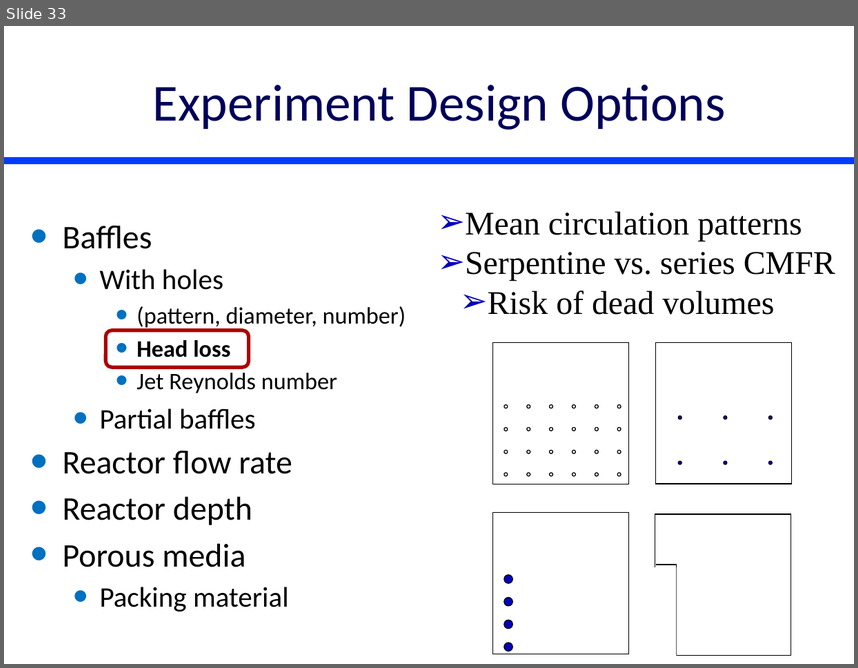
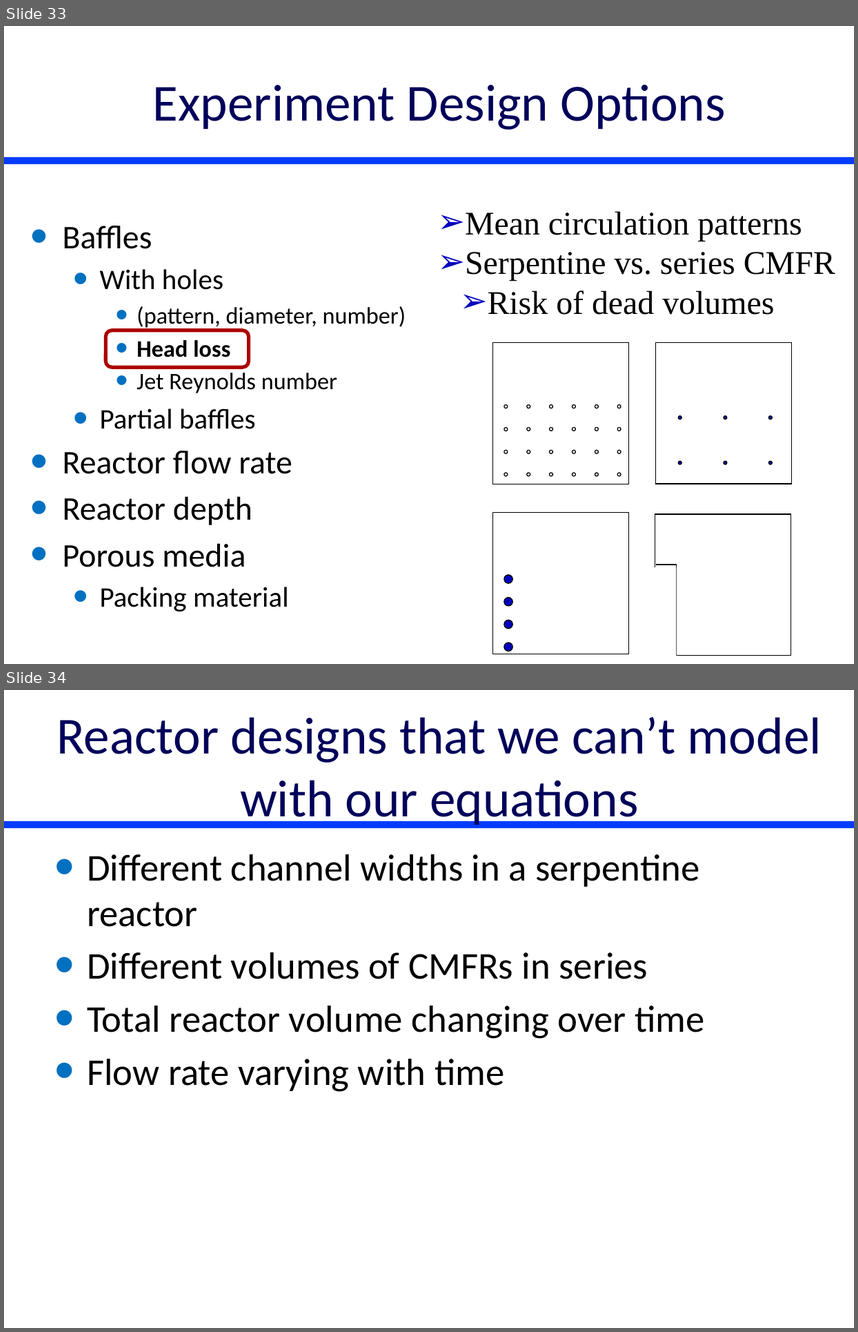
Before and after one commit to monroews/CEE4530, a slide deck: website/pptx/Reactor_Characteristics.pptx. Shown one above the other, each under a label of ours: slide 33 before the commit, slides 33 and 34 after it. The pictures are 858x668 and 858x1332 pixels, drawn with LibreOffice and Linux fonts; fonts in the diff are those of the drawing. Boxes give left, top, right and bottom in pixels: in the first picture for what was removed or moved away, otherwise in the second. Text is boxed around its words. In the diff, an @@ line names an element or a change of style, - is before the commit and + after.

```diff
--- a/website/pptx/Reactor_Characteristics.pptx
+++ b/website/pptx/Reactor_Characteristics.pptx
@@ slide 34 added at box(4, 690, 854, 1328), background #FFFFFF; not listed: 1 template element that a slide beside it also shows @@
@@ title added at box(56, 717, 822, 828), 44 pt, text #00005A @@
+Reactor designs that we can’t model with our equations
@@ text added at box(87, 854, 704, 1092), 32 pt, text #000000 @@
+• Different channel widths in a serpentine reactor
+• Different volumes of CMFRs in series
+• Total reactor volume changing over time
+• Flow rate varying with time
```
Also in this commit, not shown: 1 slide changed.
